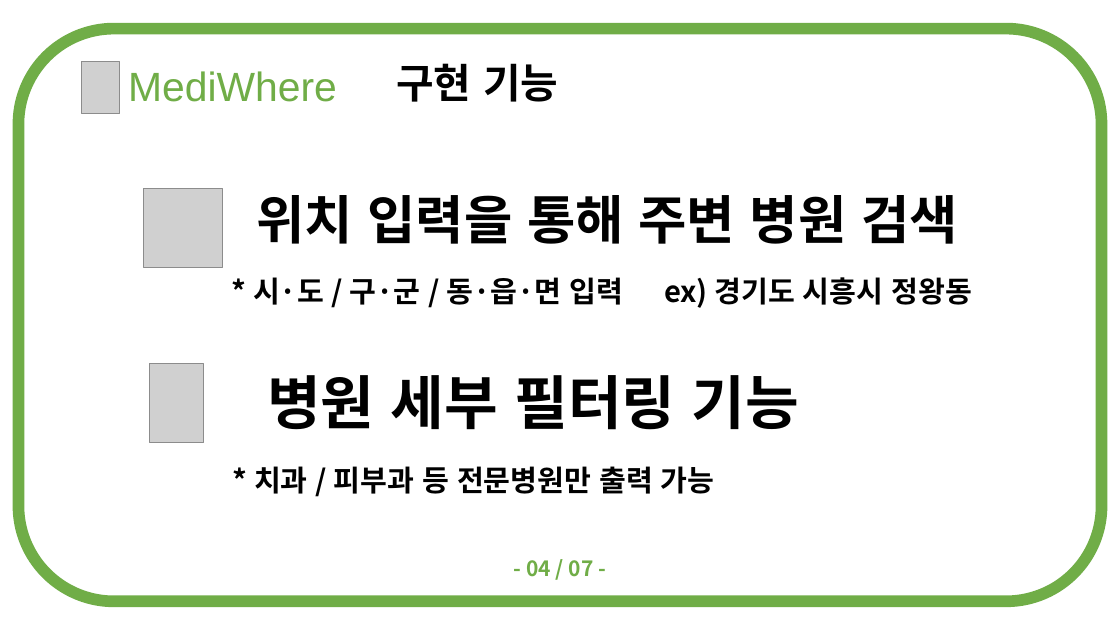
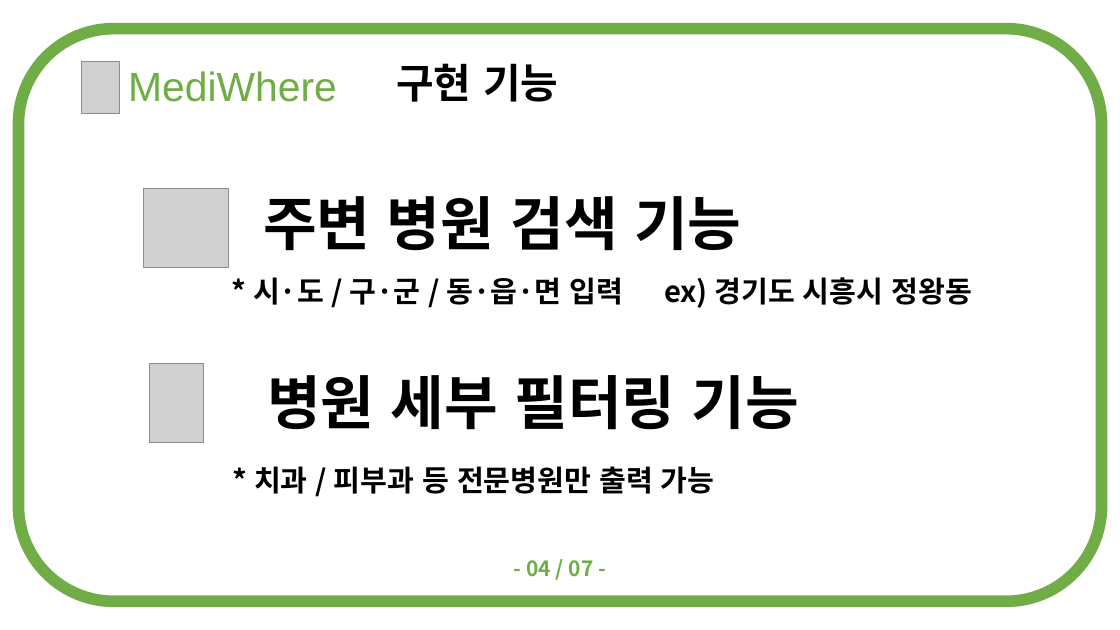
Before and after one commit to doood4/2018_OpenAPI, a slide deck: slide 5 of ppt/2016182037-스크립트언어 1차발표.pptx. Drawn at 1120x630 pixels with LibreOffice and Linux fonts; fonts in the diff are those of the drawing; grey boxes stand for pictures. Boxes give left, top, right and bottom in pixels: in the first picture for what was removed or moved away, otherwise in the second. Text is boxed around its words. In the diff, an @@ line names an element or a change of style, - is before the commit and + after.

```diff
--- a/ppt/2016182037-스크립트언어 1차발표.pptx
+++ b/ppt/2016182037-스크립트언어 1차발표.pptx
@@ picture: place and size @@
-picture at (144, 189, 223, 268)
+picture at (144, 189, 229, 268)
@@ text at (263, 196, 741, 251): text changed; size 45 to 50 pt @@
-위치 입력을 통해 주변 병원 검색
+주변 병원 검색 기능
```
Also in this commit, not shown: 3 other slides changed.
